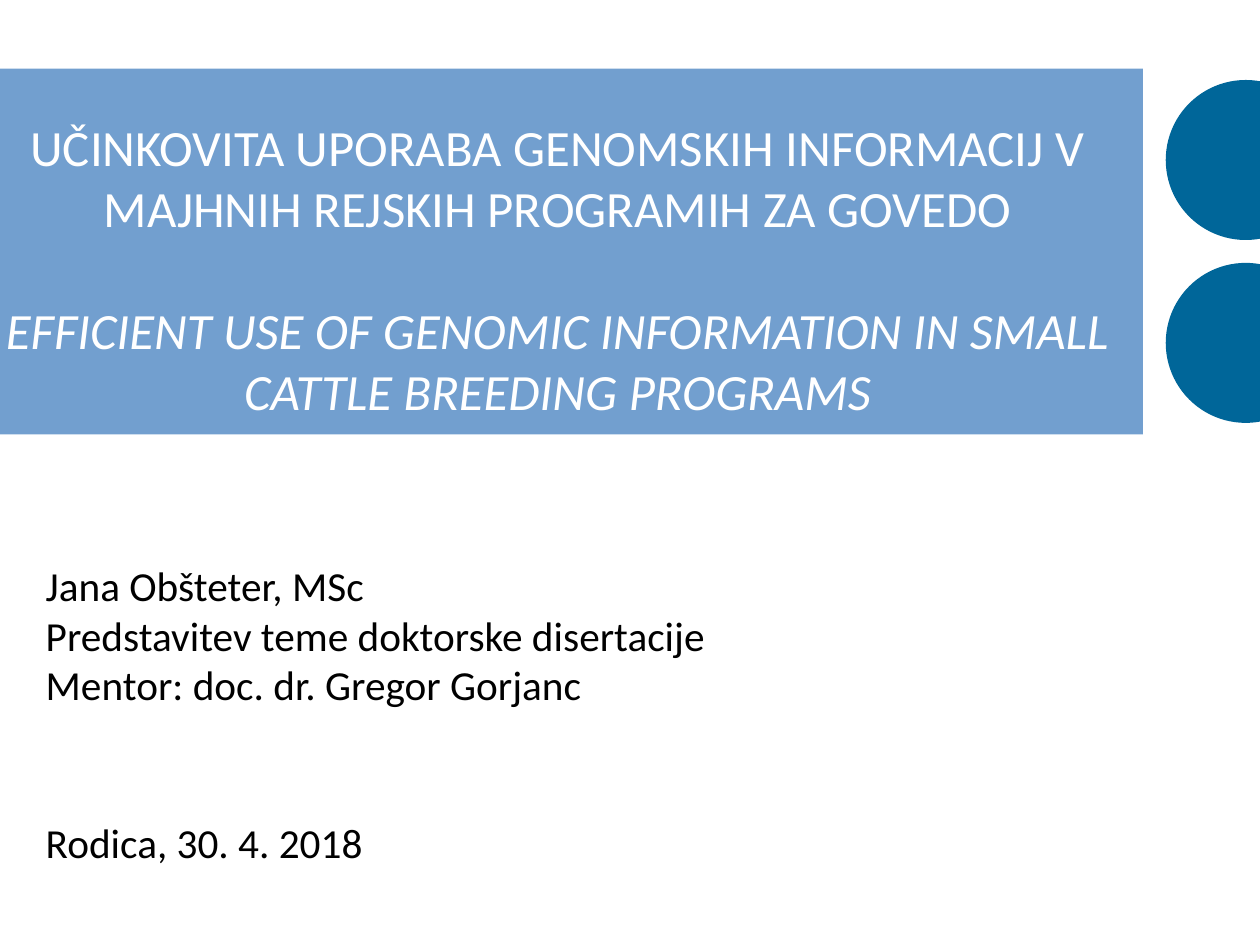
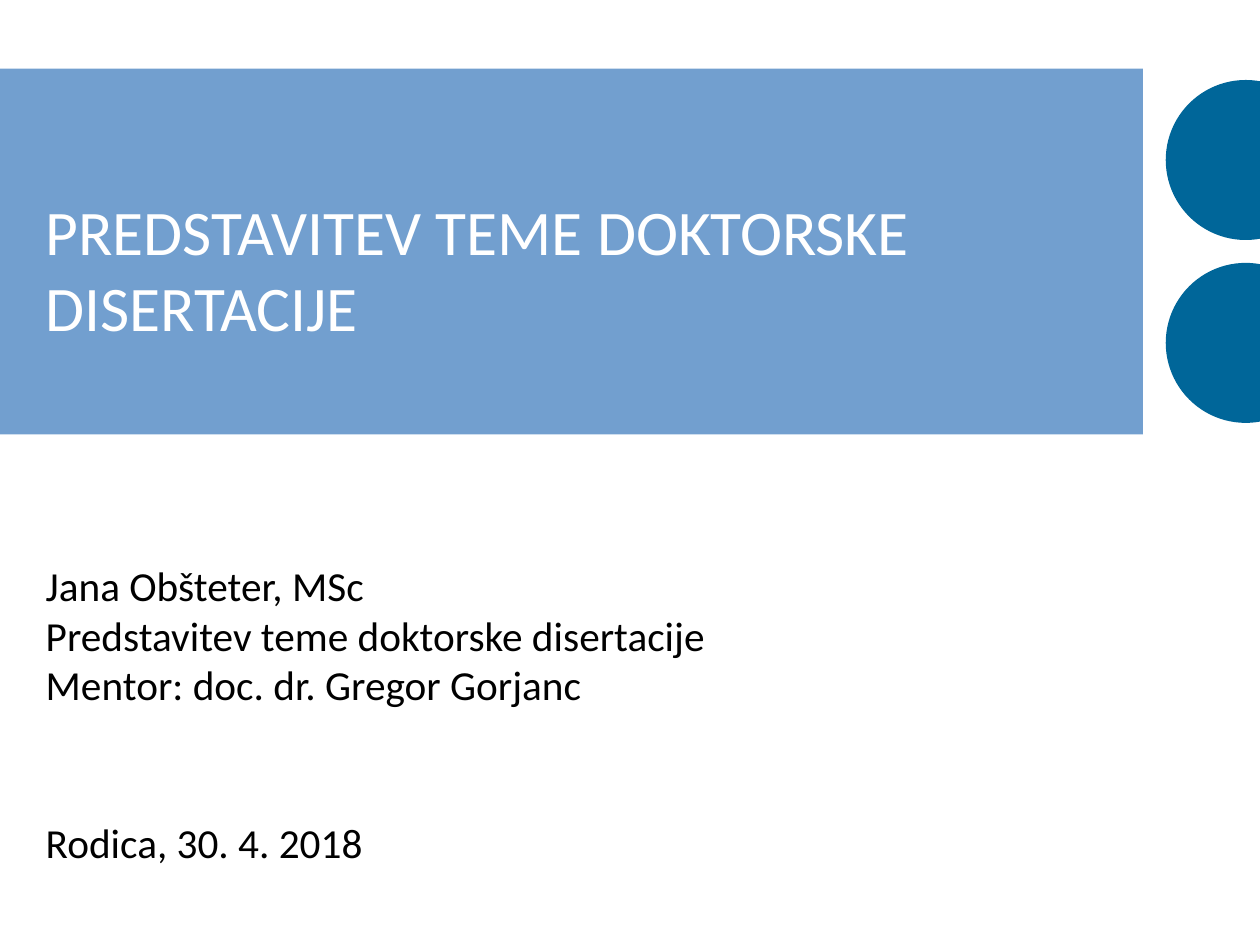
Before and after one commit to janaobsteter/Genotype_CODES, a slide deck: slide 1 of Predstavitev_dispozicija.odp. Drawn at 1260x945 pixels with LibreOffice and Linux fonts; fonts in the diff are those of the drawing. Boxes give left, top, right and bottom in pixels: in the first picture for what was removed or moved away, otherwise in the second. Text is boxed around its words. In the diff, an @@ line names an element or a change of style, - is before the commit and + after.

```diff
--- a/Predstavitev_dispozicija.odp
+++ b/Predstavitev_dispozicija.odp
@@ title at (46,214,909,332): text changed; size 32 to 40 pt @@
-UČINKOVITA UPORABA GENOMSKIH INFORMACIJ V MAJHNIH REJSKIH PROGRAMIH ZA GOVEDO
-EFFICIENT USE OF GENOMIC INFORMATION IN SMALL CATTLE BREEDING PROGRAMS
+PREDSTAVITEV TEME DOKTORSKE DISERTACIJE
```
Also in this commit, not shown: 5 other slides changed, 2 slides added, 6 other files.
